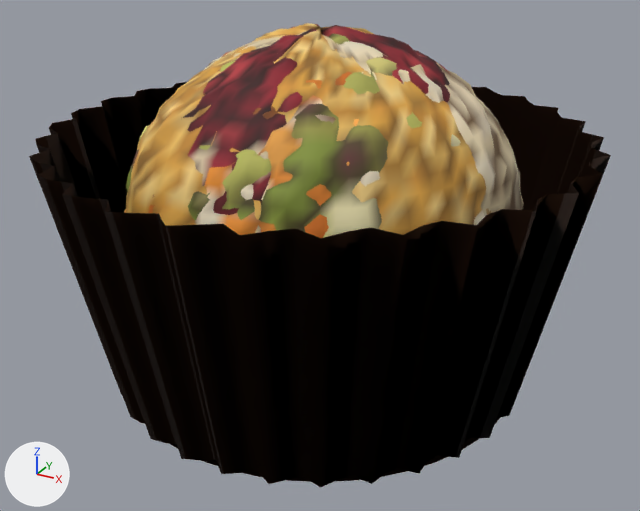
Before and after pictures for a commit that changed the glTF model assets/models/confections.glb.
Camera for both pictures: a camera (50 mm lens) standing at (25.0, -45.5, 30.6) and looking at (0.5, -1.1, 8.4). Every picture has the same lights, and +X, +Y and +Z are marked at lower left. The picture after the commit comes second. Vertices at exactly the same position are counted once.

Objects in the first picture: 'confection_0', 'confection_1', 'confection_2', 'confection_3', 'confection_4', 'cup_base', 'cup_wall'.
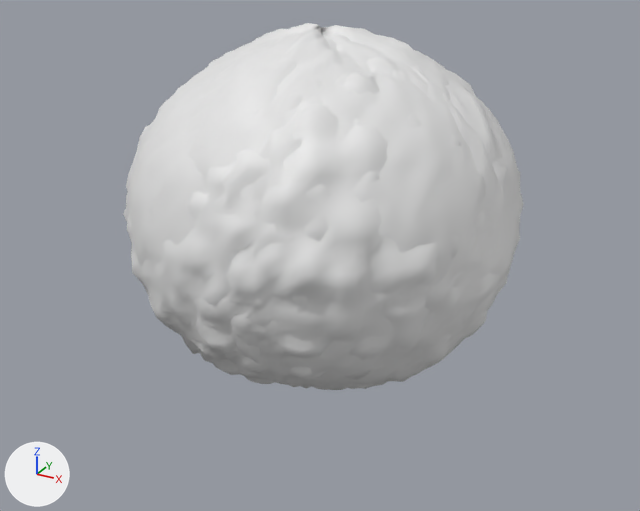
Changed parts and their boxes [x1, y1, x2, y2] in the pictures (640 x 511 px):
'cup_wall', deleted
    before: [29, 82, 611, 488]
'confection_2', recoloured (yellow to white)
    both: [126, 33, 461, 238]
'confection_4', recoloured (orange to white)
    both: [126, 23, 491, 235]
'confection_3', recoloured
    both: [124, 46, 485, 238]
'confection_1', recoloured (red to white)
    both: [181, 23, 450, 233]
'confection_0', recoloured
    both: [204, 31, 524, 216]
'cup_base', deleted (mostly hidden)
    before: [169, 417, 501, 482]

What the commit changed:
me_confection_0 has 3712 vertices, 7482 faces and spans x -12.3..12.2, y -10.9..10.5, z 0.0..21.9.
me_confection_0 is used by ob_confection_0; location (0.0, 0.0, 0.0).
me_confection_0 no longer uses material mat_confection.
me_confection_0 part 1: vertex colours changed.
me_confection_1 has 3712 vertices, 7482 faces and spans x -11.5..11.2, y -11.1..11.8, z 0.0..22.3.
me_confection_1 is used by ob_confection_1; location (0.0, 0.0, 0.0).
me_confection_1 no longer uses material mat_confection.
me_confection_1 part 2: vertex colours changed.
me_confection_2 has 3712 vertices, 7482 faces and spans x -12.0..11.7, y -11.7..12.0, z 0.0..21.9.
me_confection_2 is used by ob_confection_2; location (0.0, 0.0, 0.0).
me_confection_2 no longer uses material mat_confection.
me_confection_2 part 3: vertex colours changed.
me_confection_3 has 3712 vertices, 7482 faces and spans x -11.7..12.0, y -11.6..11.8, z 0.0..21.6.
me_confection_3 is used by ob_confection_3; location (0.0, 0.0, 0.0).
me_confection_3 no longer uses material mat_confection.
me_confection_3 part 4: vertex colours changed.
me_confection_4 has 3712 vertices, 7482 faces and spans x -11.2..11.7, y -11.2..12.0, z 0.0..22.2.
me_confection_4 is used by ob_confection_4; location (0.0, 0.0, 0.0).
me_confection_4 no longer uses material mat_confection.
me_confection_4 part 5: vertex colours changed.
Object 'cup_wall' (ob_cup_wall) is deleted.
Object 'cup_base' (ob_cup_base) is deleted.
